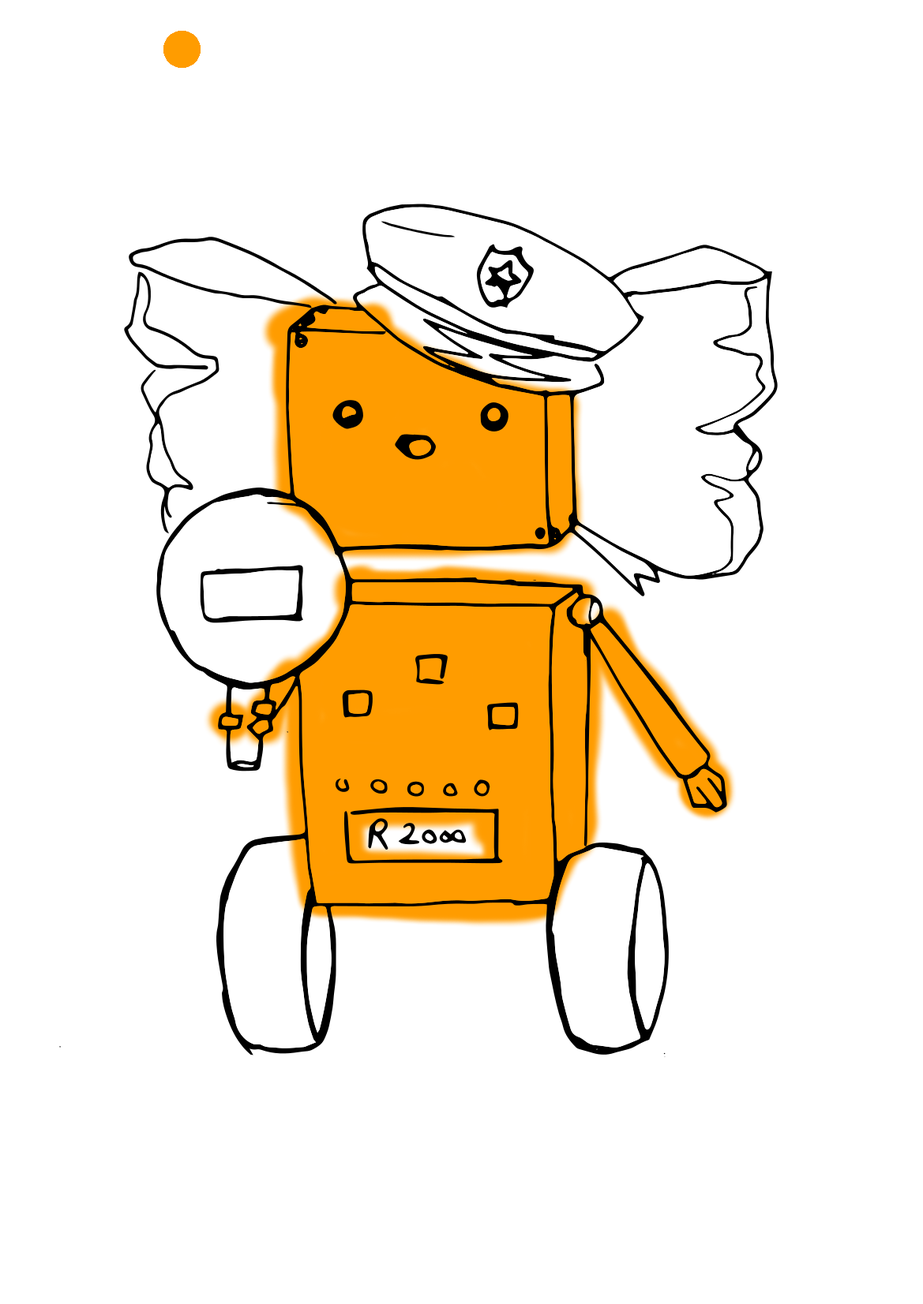
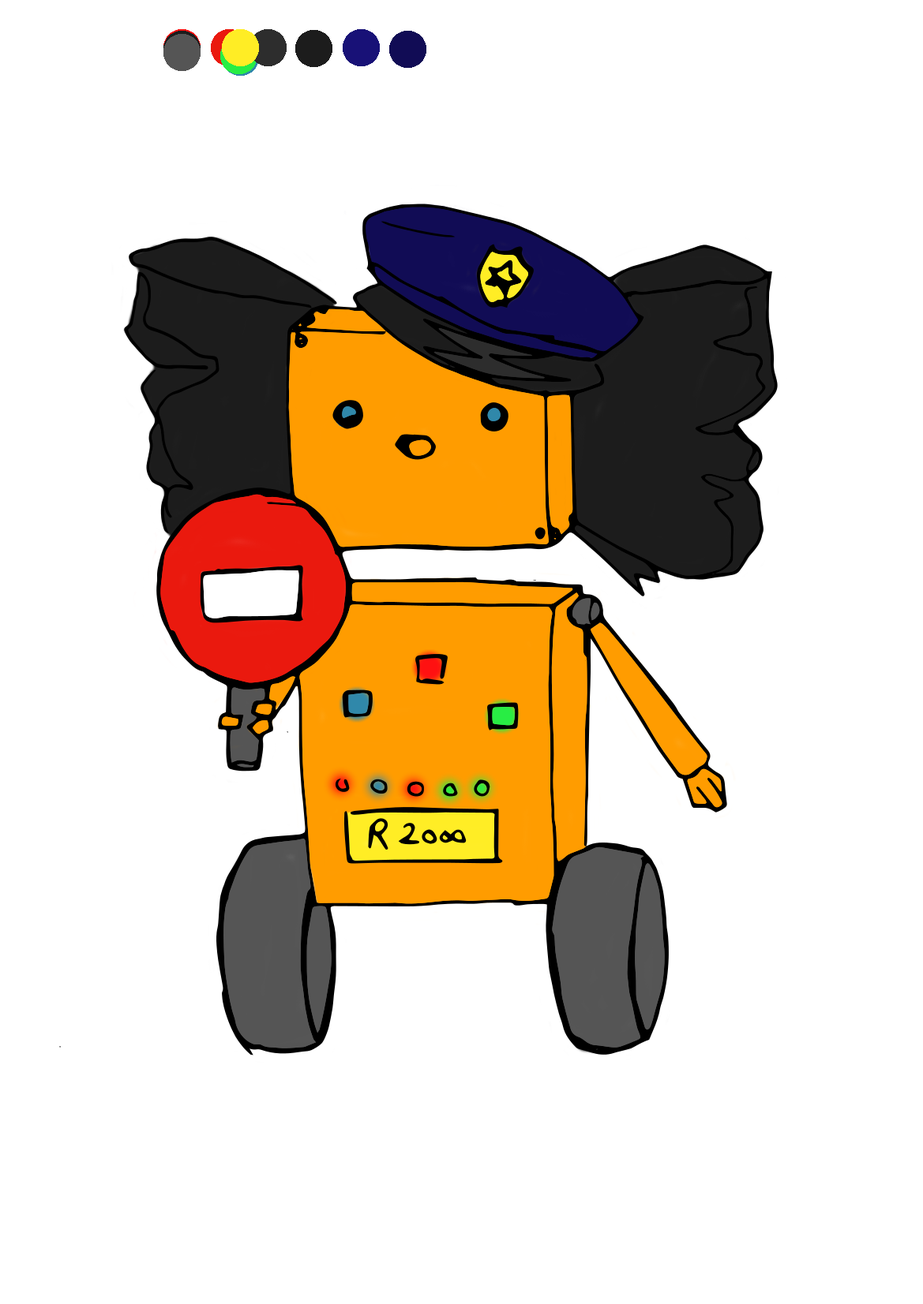
Before/after of a w=923, h=1304 layered artwork. What changed in the layer stack:
painted on "dessin" over [662, 1052, 666, 1059]
showed "Jaune", painted on it over [221, 29, 544, 867]
showed "Visière reflet", painted on it over [249, 29, 565, 397]
showed "Visère", painted on it over [295, 29, 608, 403]
showed "Casquette", painted on it over [342, 29, 659, 374]
showed "Vert" over [220, 37, 521, 809]
showed "Bleu" over [221, 38, 507, 805]
showed "Gris", painted on it over [163, 33, 678, 1059]
showed "Coiffe", painted on it over [112, 30, 777, 610]
showed "Blanc", painted on it over [120, 29, 315, 633]
showed "Rouge", painted on it over [133, 29, 448, 808]
painted on "Orange" over [202, 291, 737, 929]
showed "Panneau", painted on it over [205, 671, 281, 783]
